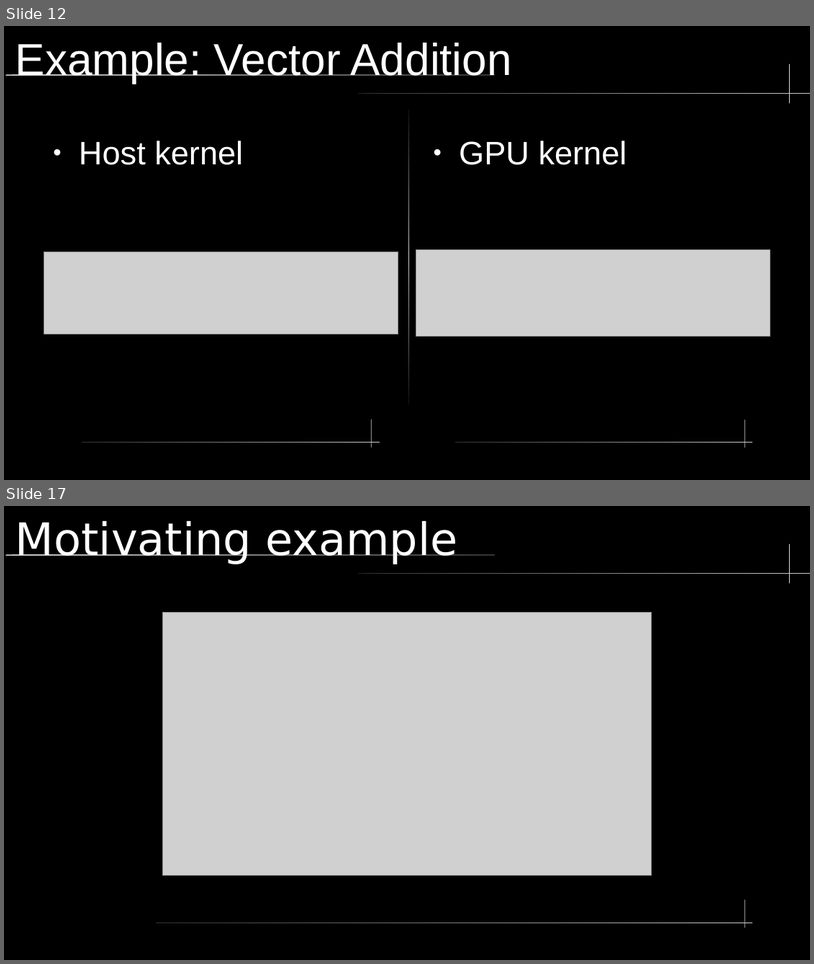
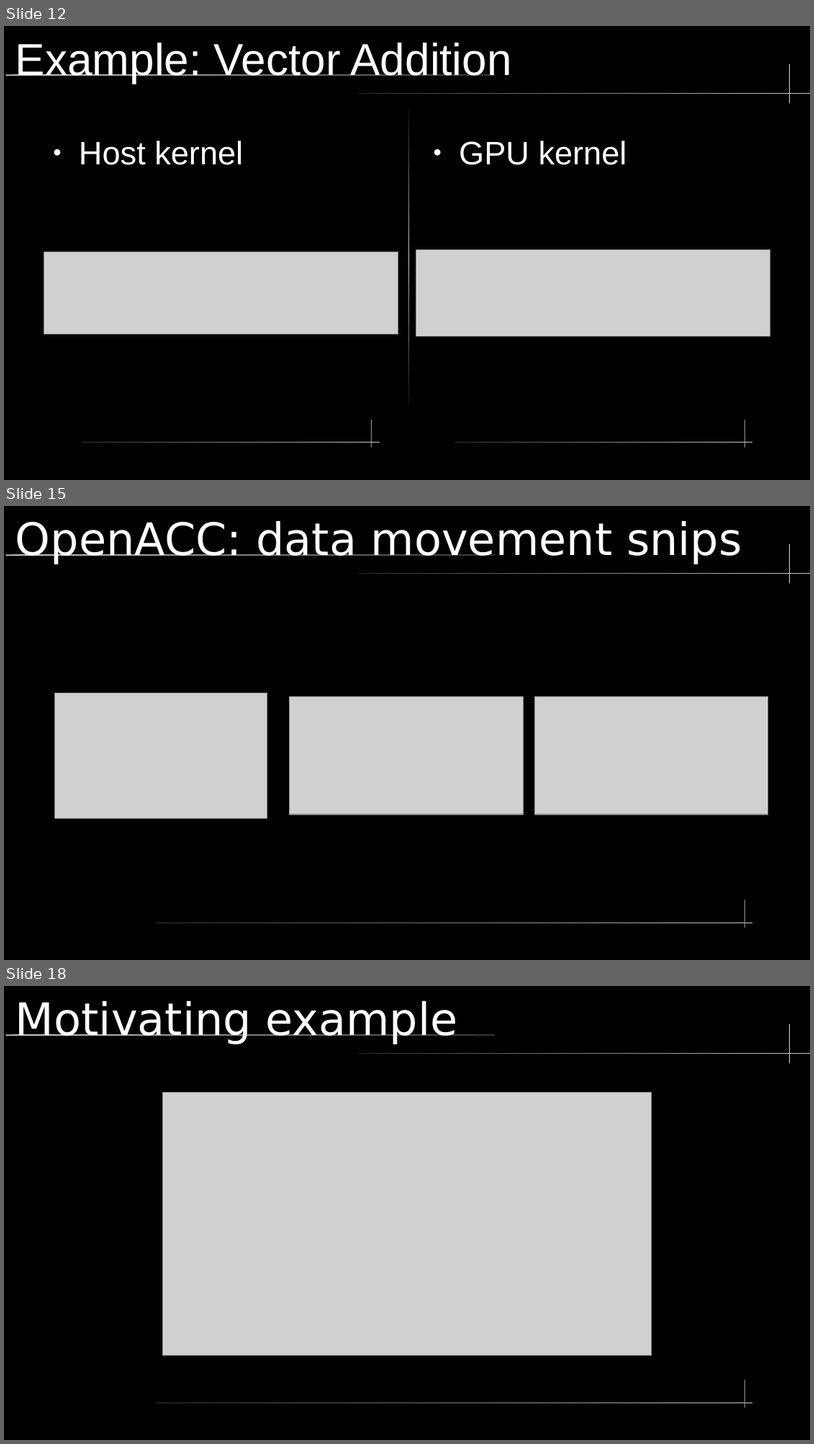
Before and after one commit to LucasGasparinoBSC/presentationUPC, a slide deck: lectureAlyaGPU.odp. Shown one above the other, each under a label of ours: slides 12 and 17 before the commit, slides 12, 15 and 18 after it; the slides between them are not shown. The pictures are 814x964 and 814x1444 pixels, drawn with LibreOffice and Linux fonts; fonts in the diff are those of the drawing; grey boxes stand for pictures. Boxes give left, top, right and bottom in pixels: in the first picture for what was removed or moved away, otherwise in the second. Text is boxed around its words. In the diff, an @@ line names an element or a change of style, - is before the commit and + after.

```diff
--- a/lectureAlyaGPU.odp
+++ b/lectureAlyaGPU.odp
@@ slide 15 added at <box>4,506,810,960</box>, background #000000; not listed: 5 template elements that a slide beside it also shows @@
@@ title added at <box>16,521,742,564</box>, 44 pt, text #FFFFFF @@
+OpenACC: data movement snips
@@ picture added at <box>55,692,268,818</box> @@
@@ picture added at <box>290,697,524,815</box> @@
@@ picture added at <box>535,697,769,815</box> @@
@@ what was slide 17 is now slide 18 @@
```
Also in this commit, not shown: 2 slides changed, 2 other slides added, 2 slides removed, 2 other files.
